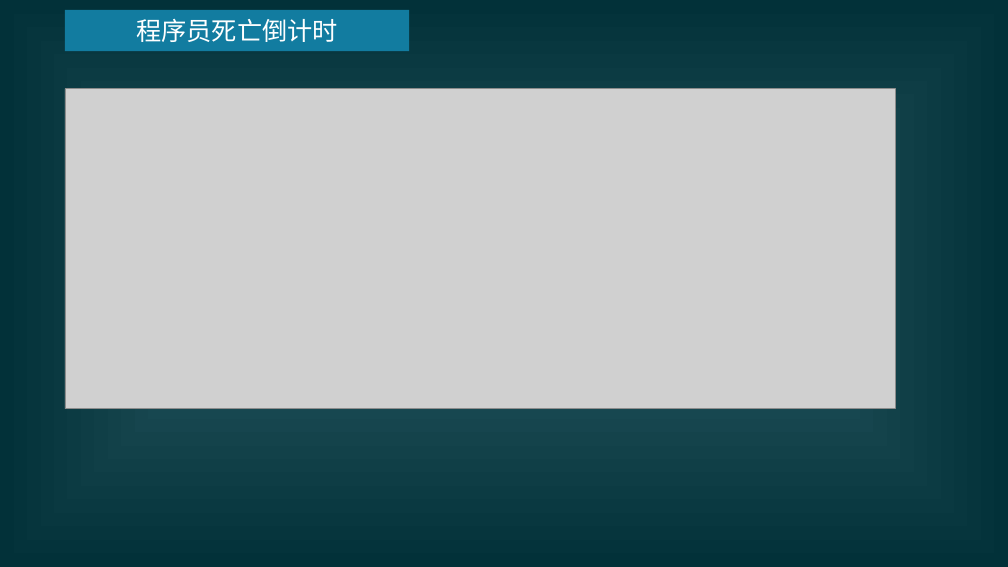
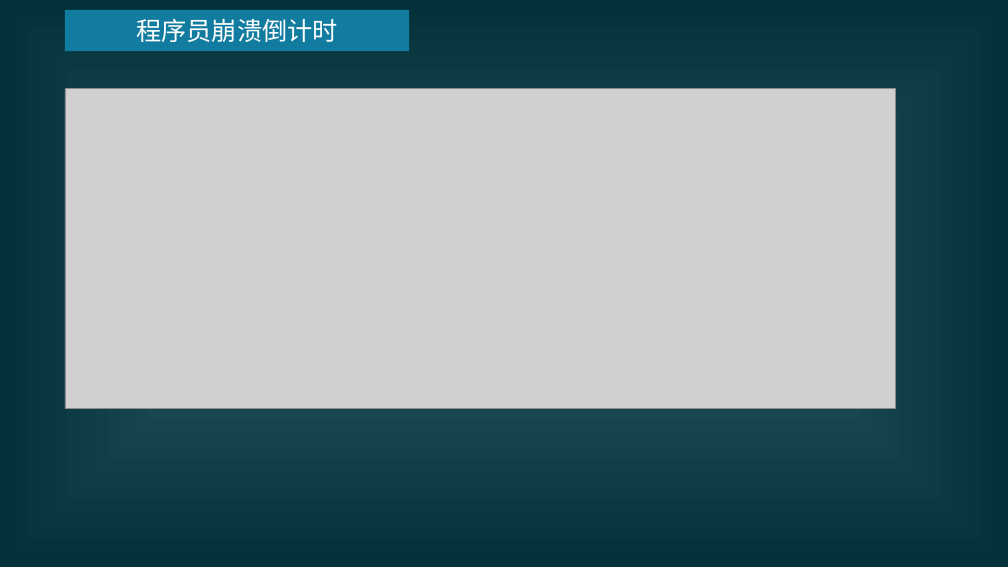
Before and after one commit to popopoi/Software-G07, a slide deck: slide 3 of SE2018春-G07/翻转课堂/杀死一个程序员只需要改三次需求.ppt. Drawn at 1008x567 pixels with LibreOffice and Linux fonts; fonts in the diff are those of the drawing; grey boxes stand for pictures. Boxes give left, top, right and bottom in pixels: in the first picture for what was removed or moved away, otherwise in the second. Text is boxed around its words. In the diff, an @@ line names an element or a change of style, - is before the commit and + after.

```diff
--- a/SE2018春-G07/翻转课堂/杀死一个程序员只需要改三次需求.ppt
+++ b/SE2018春-G07/翻转课堂/杀死一个程序员只需要改三次需求.ppt
@@ text in rectangle at (x1=136, y1=19, x2=338, y2=42): text changed @@
-程序员死亡倒计时
+程序员崩溃倒计时
```
Also in this commit, not shown: 4 other slides changed, 2 slides added, 5 other files.
